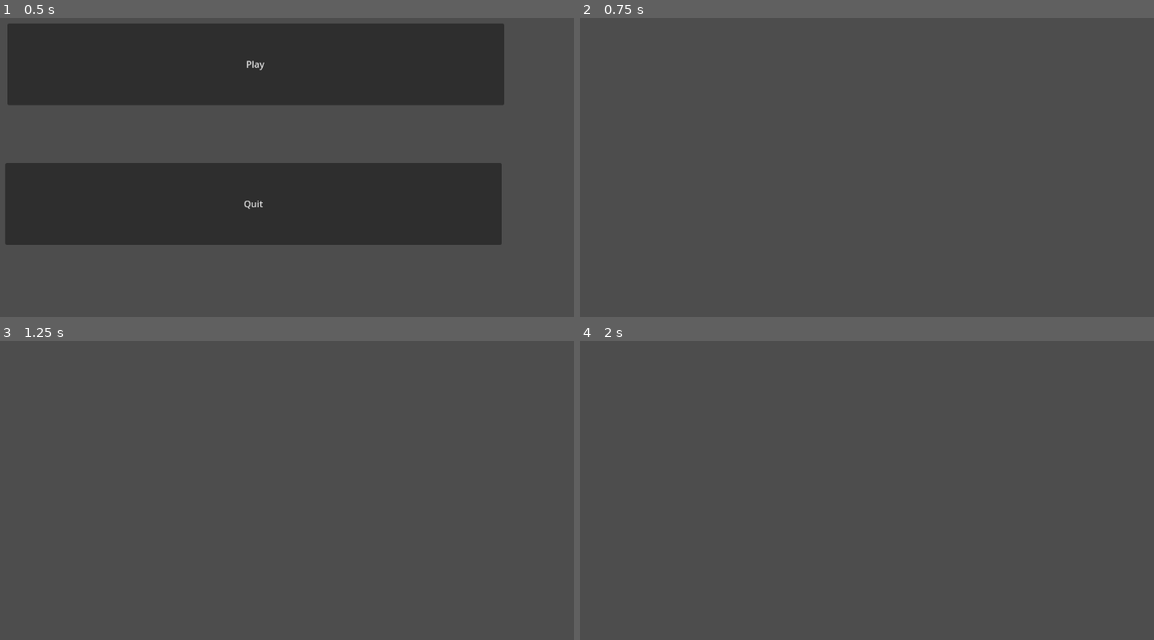
Above: before the commit, frames 1-4 (two rows, left to right).
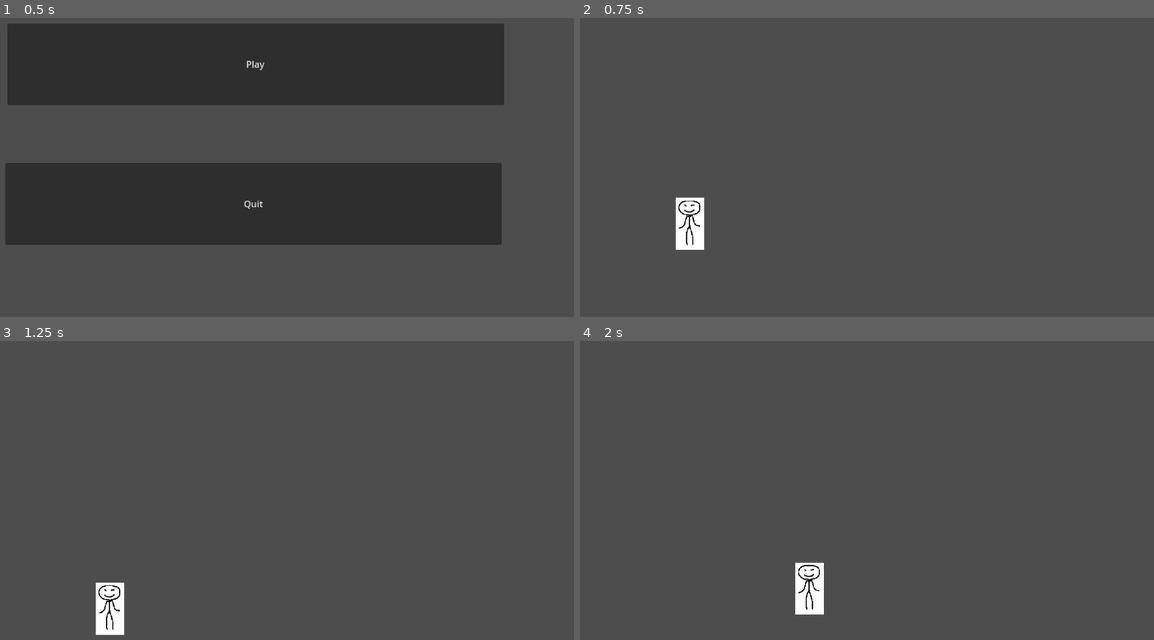
Above: after the commit, the same moments.

Repository: MuchMarts/EntertainMe
Game: Godot game, scene res://main.tscn
The game is run twice, just before and just after one commit, with the same random seed, the same clock (stepped at 60 frames per second) and the same inputs.
Inputs:
- Up to frame 1 (0.5 s): no input
- Up to frame 2 (0.75 s): click "Play" at 0.5 s
- Up to frame 3 (1.25 s): no input
- Up to frame 4 (2 s): tap Enter (ui_accept) at 1.25, 1.35, 1.52, 1.82 s; hold Right (ui_right) from 1.28 s (still down)

Frame 1 is identical in both runs. In frame 2, 0.9% of the frame differs, in the area x 16-22%, y 60-78%; in frame 3, 0.9%; in frame 4, 0.9%.

Commit message:
very basic player controller

Diff:
--- /dev/null
+++ b/Player.gd
@@ -0,0 +1,39 @@
+extends CharacterBody2D
+
+
+const SPEED = 300.0
+const JUMP_VELOCITY = -400.0
+
+# Get the gravity from the project settings to be synced with RigidBody nodes.
+var gravity = ProjectSettings.get_setting("physics/2d/default_gravity")
+
+@onready var anim = get_node("AnimationPlayer")
+
+func _physics_process(delta):
+	# Add the gravity.
+	if not is_on_floor():
+		velocity.y += gravity * delta
+
+	# Handle jump.
+	if Input.is_action_just_pressed("ui_accept") and is_on_floor():
+		velocity.y = JUMP_VELOCITY
+
+	# Get the input direction and handle the movement/deceleration.
+	# As good practice, you should replace UI actions with custom gameplay actions.
+	var direction = Input.get_axis("ui_left", "ui_right")
+
+	if direction == -1:
+		get_node("AnimatedSprite2D").flip_h = true
+	elif direction == 1:
+		get_node("AnimatedSprite2D").flip_h = false
+
+	if direction:
+		velocity.x = direction * SPEED
+		if velocity.y == 0:
+			anim.play("Run")
+	else:
+		velocity.x = move_toward(velocity.x, 0, SPEED)
+		if velocity.y == 0:
+			anim.play("Idle")
+
+	move_and_slide()
--- a/Player.tscn
+++ b/Player.tscn
@@ -1,3 +1,146 @@
-[gd_scene format=3 uid="uid://bowm640hcb2g5"]
+[gd_scene load_steps=12 format=3 uid="uid://bowm640hcb2g5"]
+
+[ext_resource type="Script" path="res://Player.gd" id="1_jgq1r"]
+[ext_resource type="Texture2D" uid="uid://bqt7pk62ylr76" path="res://Assets/Player/Player2.png" id="1_lc8or"]
+[ext_resource type="Texture2D" uid="uid://cjhqy5sahtrxr" path="res://Assets/Player/Player.png" id="2_63mpu"]
+[ext_resource type="Texture2D" uid="uid://dud2uvwy58a8l" path="res://Assets/Player/run1.png" id="3_1dcqq"]
+[ext_resource type="Texture2D" uid="uid://bvu8xppu63fht" path="res://Assets/Player/run2.png" id="4_wn4vg"]
+
+[sub_resource type="RectangleShape2D" id="RectangleShape2D_f8lyc"]
+size = Vector2(7, 11.5)
+
+[sub_resource type="Animation" id="Animation_ogeo6"]
+resource_name = "Idle"
+length = 0.4
+loop_mode = 1
+tracks/0/type = "value"
+tracks/0/imported = false
+tracks/0/enabled = true
+tracks/0/path = NodePath("AnimatedSprite2D:animation")
+tracks/0/interp = 1
+tracks/0/loop_wrap = true
+tracks/0/keys = {
+"times": PackedFloat32Array(0),
+"transitions": PackedFloat32Array(1),
+"update": 1,
+"values": [&"Idle"]
+}
+tracks/1/type = "value"
+tracks/1/imported = false
+tracks/1/enabled = true
+tracks/1/path = NodePath("AnimatedSprite2D:frame")
+tracks/1/interp = 1
+tracks/1/loop_wrap = true
+tracks/1/keys = {
+"times": PackedFloat32Array(0, 0.2),
+"transitions": PackedFloat32Array(1, 1),
+"update": 1,
+"values": [0, 1]
+}
+
+[sub_resource type="Animation" id="Animation_6psy1"]
+length = 0.001
+tracks/0/type = "value"
+tracks/0/imported = false
+tracks/0/enabled = true
+tracks/0/path = NodePath("AnimatedSprite2D:animation")
+tracks/0/interp = 1
+tracks/0/loop_wrap = true
+tracks/0/keys = {
+"times": PackedFloat32Array(0),
+"transitions": PackedFloat32Array(1),
+"update": 1,
+"values": [&"Idle"]
+}
+tracks/1/type = "value"
+tracks/1/imported = false
+tracks/1/enabled = true
+tracks/1/path = NodePath("AnimatedSprite2D:frame")
+tracks/1/interp = 1
+tracks/1/loop_wrap = true
+tracks/1/keys = {
+"times": PackedFloat32Array(0),
+"transitions": PackedFloat32Array(1),
+"update": 1,
+"values": [0]
+}
+
+[sub_resource type="Animation" id="Animation_t77rf"]
+resource_name = "Run"
+length = 0.3
+loop_mode = 1
+step = 0.05
+tracks/0/type = "value"
+tracks/0/imported = false
+tracks/0/enabled = true
+tracks/0/path = NodePath("AnimatedSprite2D:animation")
+tracks/0/interp = 1
+tracks/0/loop_wrap = true
+tracks/0/keys = {
+"times": PackedFloat32Array(0),
+"transitions": PackedFloat32Array(1),
+"update": 1,
+"values": [&"Run"]
+}
+tracks/1/type = "value"
+tracks/1/imported = false
+tracks/1/enabled = true
+tracks/1/path = NodePath("AnimatedSprite2D:frame")
+tracks/1/interp = 1
+tracks/1/loop_wrap = true
+tracks/1/keys = {
+"times": PackedFloat32Array(0, 0.15),
+"transitions": PackedFloat32Array(1, 1),
+"update": 1,
+"values": [0, 1]
+}
+
+[sub_resource type="AnimationLibrary" id="AnimationLibrary_62wg6"]
+_data = {
+"Idle": SubResource("Animation_ogeo6"),
+"RESET": SubResource("Animation_6psy1"),
+"Run": SubResource("Animation_t77rf")
+}
+
+[sub_resource type="SpriteFrames" id="SpriteFrames_88ilu"]
+animations = [{
+"frames": [{
+"duration": 1.0,
+"texture": ExtResource("1_lc8or")
+}, {
+"duration": 1.0,
+"texture": ExtResource("2_63mpu")
+}],
+"loop": true,
+"name": &"Idle",
+"speed": 5.0
+}, {
+"frames": [{
+"duration": 1.0,
+"texture": ExtResource("3_1dcqq")
+}, {
+"duration": 1.0,
+"texture": ExtResource("4_wn4vg")
+}],
+"loop": true,
+"name": &"Run",
+"speed": 5.0
+}]
 
 [node name="Player" type="CharacterBody2D"]
+script = ExtResource("1_jgq1r")
+
+[node name="CollisionShape2D" type="CollisionShape2D" parent="."]
+position = Vector2(-0.5, -0.25)
+shape = SubResource("RectangleShape2D_f8lyc")
+
+[node name="AnimationPlayer" type="AnimationPlayer" parent="."]
+libraries = {
+"": SubResource("AnimationLibrary_62wg6")
+}
+
+[node name="AnimatedSprite2D" type="AnimatedSprite2D" parent="."]
+position = Vector2(-0.5, -0.25)
+scale = Vector2(0.075, 0.075)
+sprite_frames = SubResource("SpriteFrames_88ilu")
+animation = &"Idle"
--- a/Stage.tscn
+++ b/Stage.tscn
@@ -1,4 +1,6 @@
-[gd_scene load_steps=2 format=3 uid="uid://djkmsuj1ka214"]
+[gd_scene load_steps=3 format=3 uid="uid://djkmsuj1ka214"]
+
+[ext_resource type="PackedScene" uid="uid://bowm640hcb2g5" path="res://Player.tscn" id="1_fv3i3"]
 
 [sub_resource type="RectangleShape2D" id="RectangleShape2D_1oc0f"]
 size = Vector2(1153.5, 24)
@@ -23,3 +25,7 @@
 position = Vector2(579, -192)
 rotation = -4.71238
 shape = SubResource("RectangleShape2D_1oc0f")
+
+[node name="Player" parent="." instance=ExtResource("1_fv3i3")]
+position = Vector2(337, 455)
+scale = Vector2(8, 8)
--- a/main.gd
+++ b/main.gd
@@ -1,15 +1,4 @@
 extends Node2D
-
-
-# Called when the node enters the scene tree for the first time.
-func _ready():
-	pass # Replace with function body.
-
-
-# Called every frame. 'delta' is the elapsed time since the previous frame.
-func _process(delta):
-	pass
-
 
 func _on_quit_btn_pressed():
 	get_tree().quit()
--- a/project.godot
+++ b/project.godot
@@ -21,4 +21,5 @@
 
 [rendering]
 
+textures/canvas_textures/default_texture_filter=0
 renderer/rendering_method="mobile"
Binary file added: Assets/Player/Player.png
Not shown, added: Assets/Player/Player.png.import
Binary file added: Assets/Player/Player2.png
Not shown, added: Assets/Player/Player2.png.import
Binary file added: Assets/Player/run1.png
Not shown, added: Assets/Player/run1.png.import
Binary file added: Assets/Player/run2.png
Not shown, added: Assets/Player/run2.png.import
